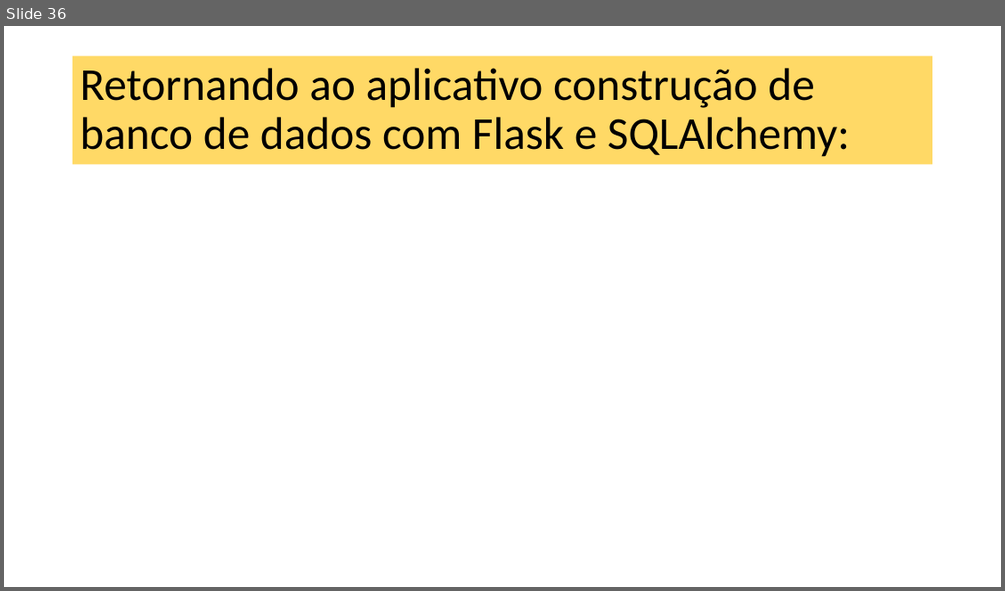
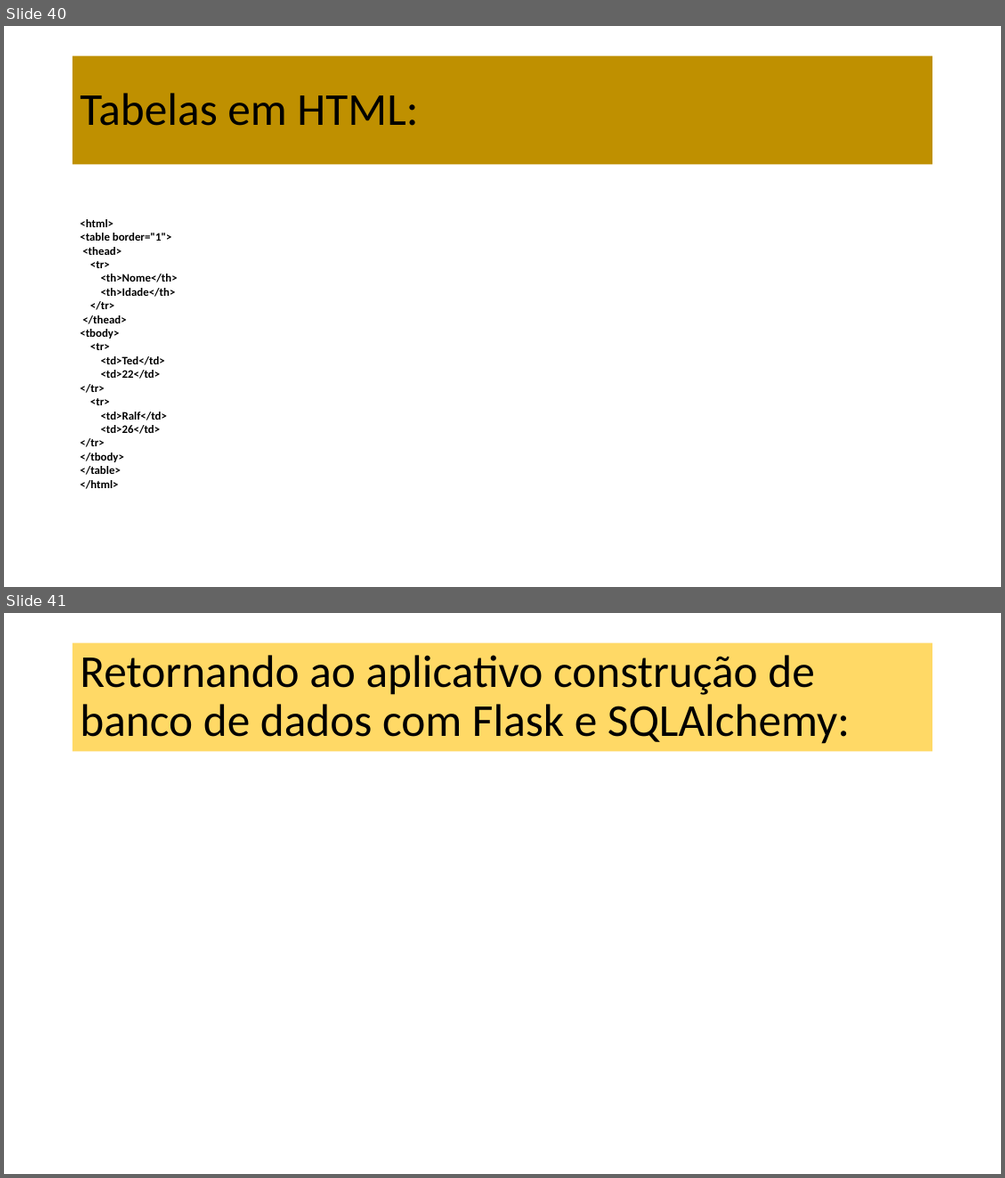
Before and after one commit to dourivaljunior/Curso-de-Flask, a slide deck: Aula 06 Flask.pptx. Shown one above the other, each under a label of ours: slide 36 before the commit, slides 40 and 41 after it. The pictures are 1005x591 and 1005x1178 pixels, drawn with LibreOffice and Linux fonts; fonts in the diff are those of the drawing. Boxes give left, top, right and bottom in pixels: in the first picture for what was removed or moved away, otherwise in the second. Text is boxed around its words. In the diff, an @@ line names an element or a change of style, - is before the commit and + after.

```diff
--- a/Aula 06 Flask.pptx
+++ b/Aula 06 Flask.pptx
@@ slide 40 added at (4, 26, 1001, 587), background #FFFFFF @@
@@ title added at (73, 56, 933, 164), fill #BF9000, 44 pt, text #000000 @@
+Tabelas em HTML:
@@ text added at (80, 219, 178, 489), 11 pt, text #000000, bold @@
+<html>
+<table border="1">
+<thead>
+<tr>
+<th>Nome</th>
+<th>Idade</th>
+</tr>
+</thead>
+<tbody>
+<tr>
+<td>Ted</td>
+<td>22</td>
+</tr>
+<tr>
+<td>Ralf</td>
+<td>26</td>
+</tr>
+</tbody>
+</table>
+</html>
@@ what was slide 36 is now slide 41 @@
```
Also in this commit, not shown: 16 slides changed, 5 other slides added, 1 slide removed, 1 other file.
